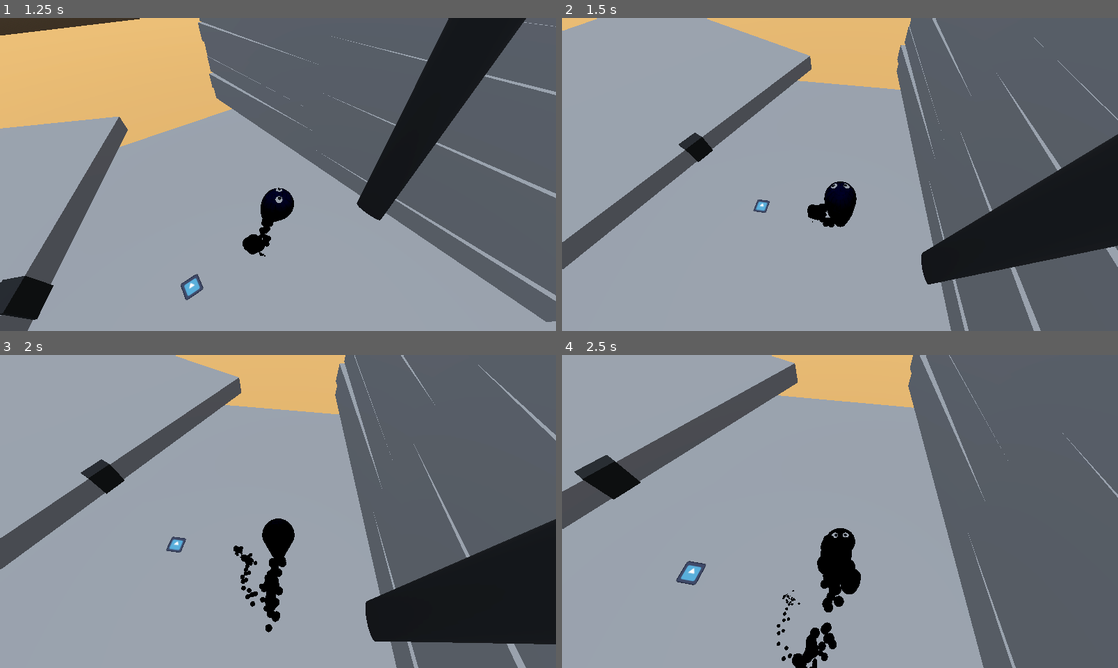
Above: before the commit, frames 1-4 (two rows, left to right).
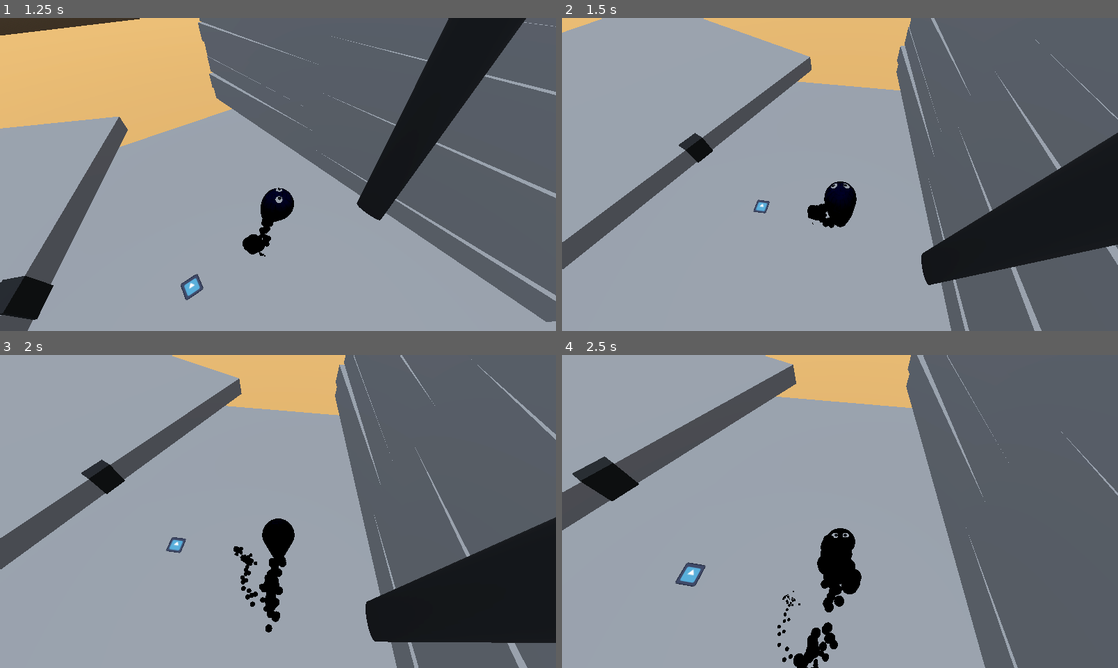
Above: after the commit, the same moments.

Repository: fossinating/trianglegamejam
Game: Godot game, scene res://levels/workshop.tscn
Two runs of this game, one before a commit and one after it. Both use one fixed random seed, a clock stepped at 60 frames per second and the inputs below. The engine's default icon, where the game draws it, is replaced by a stand-in: a white triangle on a blue panel in a dark square.
Inputs (mouse positions are in pixels of both pictures, inside the frame that each line leads up to):
- Up to frame 1 (1.25 s): tap Enter at 0.5 s; move the mouse to (400, 158) at 0.52 s; hold D (move_right) from 0.53 s (still down); hold Shift (sprint, bound only after the commit) from 0.53 s (still down); click (400, 158) at 0.67 s; tap Space (jump) at 0.77 s
- Up to frame 2 (1.5 s): move the mouse to (812, 174) at 1.27 s; release D (move_right) at 1.28 s; release Shift (sprint, bound only after the commit) at 1.28 s; hold W (move_up) from 1.28 s (still down); tap Down (cam_down) at 1.35 s
- Up to frame 3 (2 s): keep holding W (move_up); tap Space (jump) at 1.52 s; tap Shift (sprint, bound only after the commit) at 1.55 s
- Up to frame 4 (2.5 s): keep holding W (move_up); move the mouse to (851, 505) at 2.02 s; hold Shift (sprint, bound only after the commit) from 2.03 s (still down); tap Left (cam_left) at 2.1 s

Frame 1 is identical in both runs. In frame 2, 0.8% of the frame differs, in the area x 0-100%, y 0-100%; in frame 3, 0.8%; in frame 4, 1.5%.

Commit message:
Fix bugs from last commit; Add Sensitivity Slider; Change non-title font to correct font; add sprint input for noclip speedup

Diff:
--- a/entities/player/camera_controller.gd
+++ b/entities/player/camera_controller.gd
@@ -1,7 +1,6 @@
 extends Node3D
 
-var mouse_sens := 0.12
-var cam_stick_speed_multiplier := 2
+var cam_stick_speed_multiplier := 16
 var twist_sens_multiplier := 1.778
 var twist_input := 0.0
 var pitch_input := 0.0
@@ -32,14 +31,14 @@
 		(-cam_input_permanent.x if cam_invert_x else cam_input_permanent.x),
 		(-cam_input_permanent.y if cam_invert_y else cam_input_permanent.y))
 	if cam_input_permanent.length():
-		twist_pivot.rotate_y(cam_input_permanent.x * delta * cam_stick_speed_multiplier * twist_sens_multiplier)
-		pitch_pivot.rotate_x(cam_input_permanent.y * delta * cam_stick_speed_multiplier)
+		twist_pivot.rotate_y(cam_input_permanent.x * delta * cam_stick_speed_multiplier * twist_sens_multiplier * Global.mouse_sens)
+		pitch_pivot.rotate_x(cam_input_permanent.y * delta * cam_stick_speed_multiplier * Global.mouse_sens)
 		pitch_pivot.rotation.x = clamp(
 			pitch_pivot.rotation.x,
 			deg_to_rad(-max_pitch_angle),
 			deg_to_rad(-min_pitch_angle)
 		)
-	# move cam with mouse when button held
+	# move cam with mouse
 	if Input.mouse_mode == Input.MOUSE_MODE_CAPTURED:
 		twist_pivot.rotate_y(twist_input * delta * twist_sens_multiplier)
 		pitch_pivot.rotate_x(pitch_input * delta)
@@ -66,5 +65,5 @@
 			Input.mouse_mode = Input.MOUSE_MODE_CAPTURED
 		elif Input.mouse_mode != Input.MOUSE_MODE_VISIBLE and Global.game_state != Util.GAME_STATE.UNPAUSED:
 			Input.mouse_mode = Input.MOUSE_MODE_VISIBLE
-		twist_input = -event.get_screen_relative().x * mouse_sens
-		pitch_input = -event.get_screen_relative().y * mouse_sens
+		twist_input = -event.get_screen_relative().x * Global.mouse_sens
+		pitch_input = -event.get_screen_relative().y * Global.mouse_sens
--- a/globals/Global.gd
+++ b/globals/Global.gd
@@ -7,6 +7,7 @@
 @onready var main := self
 var current_zoom := 1.0
 var cheats_enabled := false
+var mouse_sens := 0.12
 
 var completed_parts: Array[int] = []
 var current_checkpoint := 0
--- a/levels/MainMenu.tscn
+++ b/levels/MainMenu.tscn
@@ -4,7 +4,7 @@
 [ext_resource type="Script" path="res://levels/main_menu.gd" id="1_uxlst"]
 [ext_resource type="Shader" path="res://ui/oil.gdshader" id="2_sbsmk"]
 [ext_resource type="Theme" uid="uid://dtwvgtmm6xpyf" path="res://ui/main_ui_theme.tres" id="3_wk6ba"]
-[ext_resource type="FontFile" uid="uid://t5rxut8ytsli" path="res://ui/fonts/Hey August.ttf" id="5_j2782"]
+[ext_resource type="FontFile" uid="uid://cobm4q32la1mu" path="res://ui/fonts/Artbrush.ttf" id="5_snobv"]
 
 [sub_resource type="ShaderMaterial" id="ShaderMaterial_nft04"]
 shader = ExtResource("2_sbsmk")
@@ -33,7 +33,7 @@
 HSlider/styles/grabber_area = SubResource("StyleBoxFlat_sbgrc")
 
 [sub_resource type="LabelSettings" id="LabelSettings_2faex"]
-font = ExtResource("5_j2782")
+font = ExtResource("5_snobv")
 font_size = 32
 font_color = Color(0, 0, 0, 0.784314)
 outline_size = 10
@@ -66,7 +66,7 @@
 CheckBox/colors/font_pressed_color = Color(1, 1, 1, 0.94902)
 CheckBox/constants/h_separation = 8
 CheckBox/font_sizes/font_size = 24
-CheckBox/fonts/font = ExtResource("5_j2782")
+CheckBox/fonts/font = ExtResource("5_snobv")
 CheckBox/styles/focus = SubResource("StyleBoxFlat_dj327")
 
 [sub_resource type="StyleBoxFlat" id="StyleBoxFlat_78dvg"]
@@ -120,7 +120,7 @@
 OptionButton/colors/font_hover_pressed_color = Color(0.0705882, 0.0705882, 0.0705882, 1)
 OptionButton/colors/font_pressed_color = Color(0, 0, 0, 0.94902)
 OptionButton/font_sizes/font_size = 24
-OptionButton/fonts/font = ExtResource("5_j2782")
+OptionButton/fonts/font = ExtResource("5_snobv")
 OptionButton/styles/disabled = SubResource("StyleBoxFlat_78dvg")
 OptionButton/styles/focus = SubResource("StyleBoxFlat_dj327")
 OptionButton/styles/hover = SubResource("StyleBoxFlat_6nvnj")
@@ -249,9 +249,9 @@
 
 [node name="Label" type="Label" parent="OptionsMarginContainer/VBoxContainer/VolumeMaster"]
 layout_mode = 0
-offset_top = -25.0
+offset_top = -33.0
 offset_right = 190.0
-offset_bottom = 7.0
+offset_bottom = 4.0
 text = "Master Volume"
 label_settings = SubResource("LabelSettings_2faex")
 vertical_alignment = 1
@@ -265,9 +265,9 @@
 
 [node name="Label" type="Label" parent="OptionsMarginContainer/VBoxContainer/VolumeMusic"]
 layout_mode = 0
-offset_top = -25.0
+offset_top = -33.0
 offset_right = 190.0
-offset_bottom = 7.0
+offset_bottom = 4.0
 text = "Music Volume"
 label_settings = SubResource("LabelSettings_2faex")
 vertical_alignment = 1
@@ -281,10 +281,27 @@
 
 [node name="Label" type="Label" parent="OptionsMarginContainer/VBoxContainer/VolumeSFX"]
 layout_mode = 0
-offset_top = -25.0
+offset_top = -33.0
 offset_right = 190.0
-offset_bottom = 7.0
+offset_bottom = 4.0
 text = "SFX Volume"
+label_settings = SubResource("LabelSettings_2faex")
+vertical_alignment = 1
+
+[node name="MouseSensitivity" type="HSlider" parent="OptionsMarginContainer/VBoxContainer"]
+layout_mode = 2
+theme = SubResource("Theme_38tiu")
+min_value = 0.001
+max_value = 0.3
+step = 0.001
+value = 0.15
+
+[node name="Label" type="Label" parent="OptionsMarginContainer/VBoxContainer/MouseSensitivity"]
+layout_mode = 0
+offset_top = -33.0
+offset_right = 190.0
+offset_bottom = 4.0
+text = "Mouse Sensitivity"
 label_settings = SubResource("LabelSettings_2faex")
 vertical_alignment = 1
 
@@ -334,7 +351,6 @@
 theme_override_colors/font_hover_color = Color(0.973535, 0.973535, 0.973535, 1)
 theme_override_colors/font_focus_color = Color(0.176419, 0.176419, 0.176419, 1)
 theme_override_colors/font_color = Color(0, 0, 0, 1)
-theme_override_fonts/font = ExtResource("5_j2782")
 theme_override_font_sizes/font_size = 45
 theme_override_styles/focus = SubResource("StyleBoxFlat_l1jrw")
 theme_override_styles/hover = SubResource("StyleBoxFlat_oa7u8")
@@ -365,7 +381,6 @@
 theme_override_colors/font_hover_color = Color(0.973535, 0.973535, 0.973535, 1)
 theme_override_colors/font_focus_color = Color(0.176419, 0.176419, 0.176419, 1)
 theme_override_colors/font_color = Color(0, 0, 0, 1)
-theme_override_fonts/font = ExtResource("5_j2782")
 theme_override_styles/focus = SubResource("StyleBoxFlat_l1jrw")
 theme_override_styles/hover = SubResource("StyleBoxFlat_oa7u8")
 theme_override_styles/pressed = SubResource("StyleBoxFlat_bvmqf")
@@ -380,7 +395,6 @@
 theme_override_colors/font_hover_color = Color(0.973535, 0.973535, 0.973535, 1)
 theme_override_colors/font_focus_color = Color(0.176419, 0.176419, 0.176419, 1)
 theme_override_colors/font_color = Color(0, 0, 0, 1)
-theme_override_fonts/font = ExtResource("5_j2782")
 theme_override_styles/focus = SubResource("StyleBoxFlat_l1jrw")
 theme_override_styles/hover = SubResource("StyleBoxFlat_oa7u8")
 theme_override_styles/pressed = SubResource("StyleBoxFlat_bvmqf")
@@ -395,7 +409,6 @@
 theme_override_colors/font_hover_color = Color(0.973535, 0.973535, 0.973535, 1)
 theme_override_colors/font_focus_color = Color(0.176419, 0.176419, 0.176419, 1)
 theme_override_colors/font_color = Color(0, 0, 0, 1)
-theme_override_fonts/font = ExtResource("5_j2782")
 theme_override_styles/focus = SubResource("StyleBoxFlat_l1jrw")
 theme_override_styles/hover = SubResource("StyleBoxFlat_oa7u8")
 theme_override_styles/pressed = SubResource("StyleBoxFlat_bvmqf")
@@ -410,6 +423,7 @@
 [connection signal="value_changed" from="OptionsMarginContainer/VBoxContainer/VolumeMaster" to="." method="_on_volume_master_value_changed"]
 [connection signal="value_changed" from="OptionsMarginContainer/VBoxContainer/VolumeMusic" to="." method="_on_volume_music_value_changed"]
 [connection signal="value_changed" from="OptionsMarginContainer/VBoxContainer/VolumeSFX" to="." method="_on_volume_sfx_value_changed"]
+[connection signal="value_changed" from="OptionsMarginContainer/VBoxContainer/MouseSensitivity" to="." method="_on_mouse_sensitivity_value_changed"]
 [connection signal="toggled" from="OptionsMarginContainer/VBoxContainer/HBoxContainer/FullscreenCheckBox" to="." method="_on_fullscreen_check_box_toggled"]
 [connection signal="toggled" from="OptionsMarginContainer/VBoxContainer/HBoxContainer/CheatsCheckBox" to="." method="_on_cheats_check_box_toggled"]
 [connection signal="pressed" from="OptionsMarginContainer/VBoxContainer/ButtonBack" to="." method="_on_button_back_pressed"]
--- a/levels/main_menu.gd
+++ b/levels/main_menu.gd
@@ -56,3 +56,7 @@
 		get_window().set_mode(Window.MODE_FULLSCREEN)
 	else:
 		get_window().set_mode(Window.MODE_WINDOWED)
+
+
+func _on_mouse_sensitivity_value_changed(value: float) -> void:
+	Global.mouse_sens = value
--- a/project.godot
+++ b/project.godot
@@ -147,6 +147,12 @@
 , Object(InputEventJoypadButton,"resource_local_to_scene":false,"resource_name":"","device":-1,"button_index":2,"pressure":0.0,"pressed":false,"script":null)
 ]
 }
+sprint={
+"deadzone": 0.5,
+"events": [Object(InputEventKey,"resource_local_to_scene":false,"resource_name":"","device":-1,"window_id":0,"alt_pressed":false,"shift_pressed":false,"ctrl_pressed":false,"meta_pressed":false,"pressed":false,"keycode":0,"physical_keycode":4194325,"key_label":0,"unicode":0,"location":0,"echo":false,"script":null)
+, Object(InputEventJoypadButton,"resource_local_to_scene":false,"resource_name":"","device":-1,"button_index":7,"pressure":0.0,"pressed":false,"script":null)
+]
+}
 
 [layer_names]
 
--- a/ui/main_ui_theme.tres
+++ b/ui/main_ui_theme.tres
@@ -5,6 +5,7 @@
 
 [resource]
 Button/font_sizes/font_size = 64
+Button/fonts/font = ExtResource("2_f65c3")
 RichTextLabel/font_sizes/bold_font_size = 64
 RichTextLabel/fonts/bold_font = ExtResource("1_o23pw")
 RichTextLabel/fonts/normal_font = ExtResource("2_f65c3")
